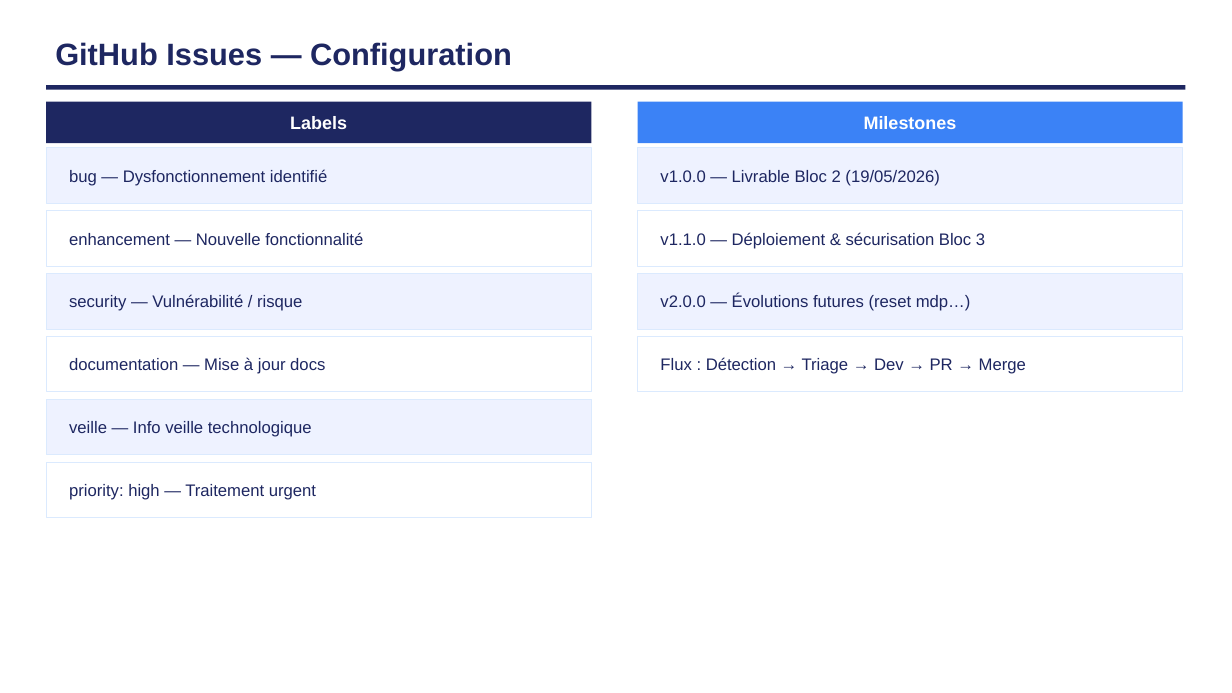
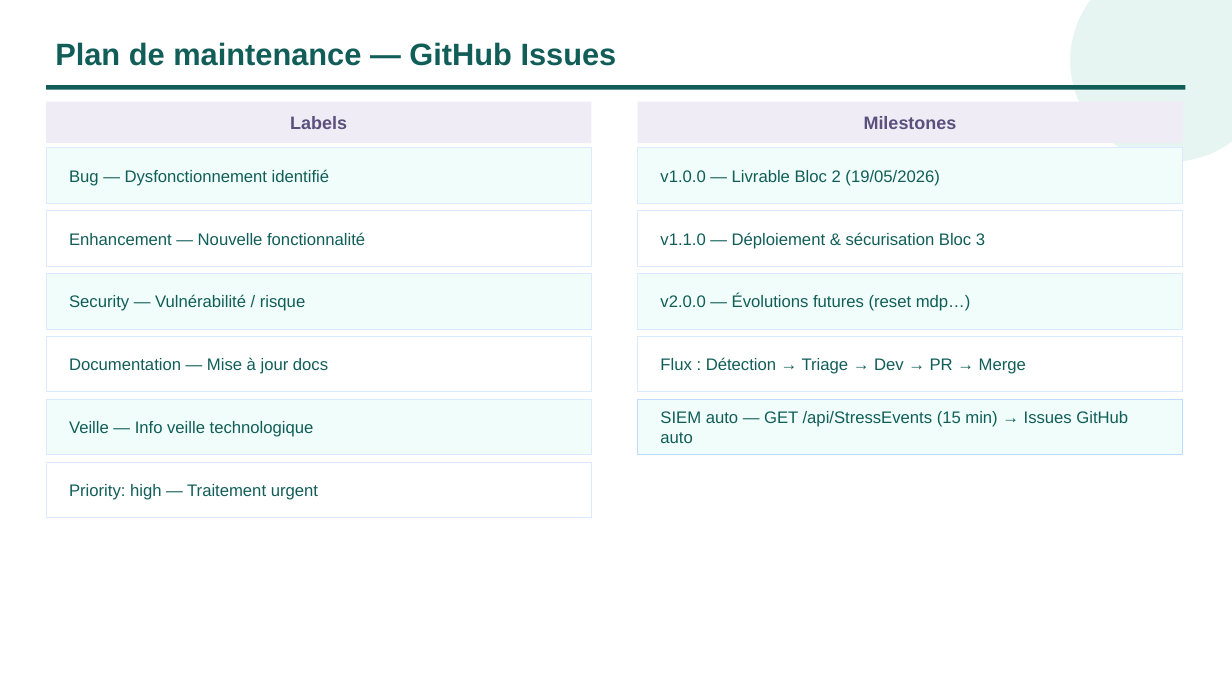
Before and after one commit to Clement-Souil/CesiZen, a slide deck: slide 10 of docs-bloc3/Soutenance_Bloc3_CESIZen.pptx (slide 13 before the commit). Drawn at 1232x693 pixels with LibreOffice and Linux fonts; fonts in the diff are those of the drawing. Boxes give left, top, right and bottom in pixels: in the first picture for what was removed or moved away, otherwise in the second. Text is boxed around its words. In the diff, an @@ line names an element or a change of style, - is before the commit and + after.

```diff
--- a/docs-bloc3/Soutenance_Bloc3_CESIZen.pptx
+++ b/docs-bloc3/Soutenance_Bloc3_CESIZen.pptx
@@ ellipse added at [1070, 0, 1232, 162], fill #0D9488 at 10% opacity @@
@@ text at [55, 42, 617, 66]: text changed; text colour #1E2761 to #115E59 @@
-GitHub Issues — Configuration
+Plan de maintenance — GitHub Issues
@@ rectangle at [46, 85, 1186, 90]: fill #1E2761 to #115E59 @@
@@ text "Labels" at [290, 116, 347, 129]: text colour #FFFFFF to #5C507D @@
@@ rectangle at [46, 102, 592, 143]: fill #1E2761 to #EFECF5 @@
@@ text "Milestones" at [864, 116, 957, 129]: text colour #FFFFFF to #5C507D @@
@@ rectangle at [638, 102, 1183, 143]: fill #3B82F6 to #EFECF5 @@
@@ text at [69, 169, 329, 186]: text changed; text colour #1E2761 to #115E59 @@
-bug — Dysfonctionnement identifié
+Bug — Dysfonctionnement identifié
@@ text at [69, 232, 365, 245]: text changed; text colour #1E2761 to #115E59 @@
-enhancement — Nouvelle fonctionnalité
+Enhancement — Nouvelle fonctionnalité
@@ text at [69, 294, 305, 311]: text changed; text colour #1E2761 to #115E59 @@
-security — Vulnérabilité / risque
+Security — Vulnérabilité / risque
@@ fill #EEF2FF to #F0FDFA in 5 elements at [46, 148, 592, 203], [46, 274, 592, 329], [46, 399, 592, 455], [638, 148, 1183, 203], [638, 274, 1183, 329] @@
@@ text at [69, 357, 328, 374]: text changed; text colour #1E2761 to #115E59 @@
-documentation — Mise à jour docs
+Documentation — Mise à jour docs
@@ text colour #1E2761 to #115E59 in 4 elements at [660, 170, 939, 186], [660, 232, 985, 249], [660, 294, 971, 311], [660, 357, 1026, 374] @@
@@ rectangle added at [638, 399, 1183, 455], fill #F0FDFA, outline #BFDBFE 0.75 pt @@
@@ text added at [660, 411, 1128, 443], 13 pt, text #115E59 @@
+SIEM auto — GET /api/StressEvents (15 min) → Issues GitHub auto
@@ text at [69, 421, 314, 437]: text changed; text colour #1E2761 to #115E59 @@
-veille — Info veille technologique
+Veille — Info veille technologique
@@ text at [69, 484, 318, 500]: text changed; text colour #1E2761 to #115E59 @@
-priority: high — Traitement urgent
+Priority: high — Traitement urgent
```
Also in this commit, not shown: 19 other slides changed, 6 slides removed, 40 other files.
